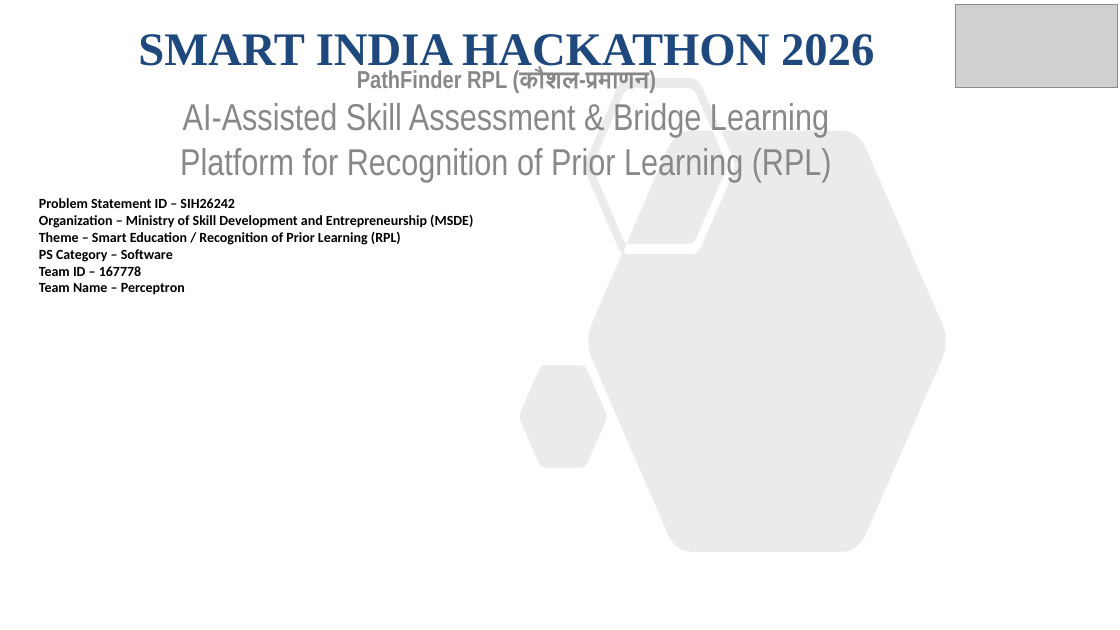
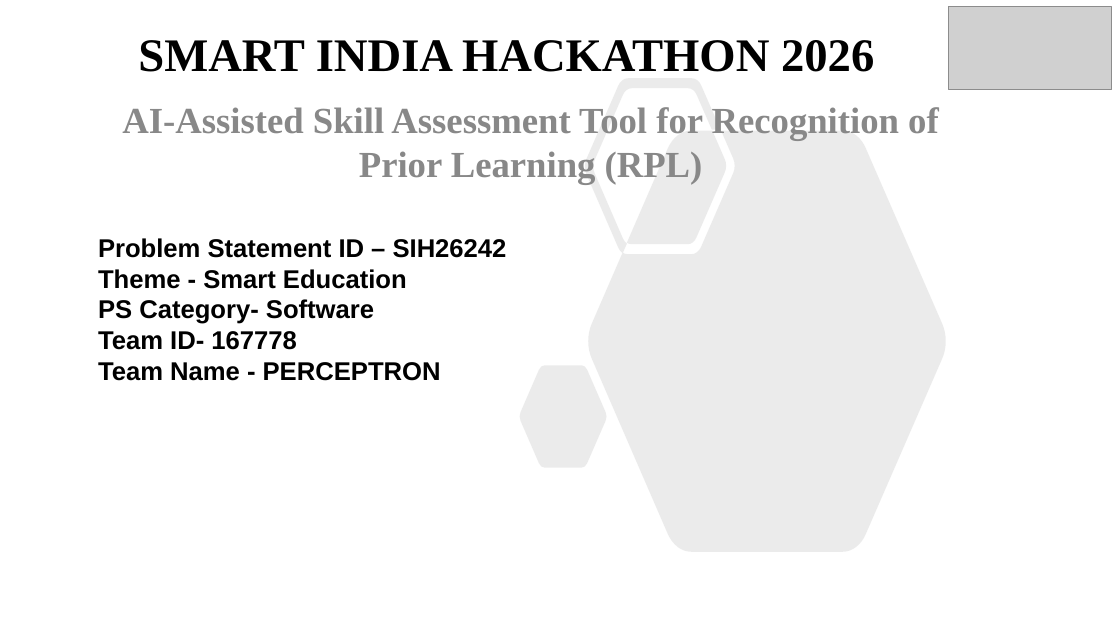
Before and after one commit to SabarishR08/SIH26242-AI-Skill-Assessment-RPL, a slide deck: slide 1 of SIH26242-PERCEPTRON-RPL-AI.pptx. Drawn at 1120x630 pixels with LibreOffice and Linux fonts; fonts in the diff are those of the drawing; grey boxes stand for pictures. Boxes give left, top, right and bottom in pixels: in the first picture for what was removed or moved away, otherwise in the second. Text is boxed around its words. In the diff, an @@ line names an element or a change of style, - is before the commit and + after.

Commit message:
docs(presentation): update SIH26242 deck with official master template styling and layouts

```diff
--- a/SIH26242-PERCEPTRON-RPL-AI.pptx
+++ b/SIH26242-PERCEPTRON-RPL-AI.pptx
@@ title "SMART INDIA HACKATHON 2026" at [138,40,874,72]: text colour #1F497D to #000000 @@
@@ picture: place and size @@
-picture at [955,4,1118,87]
+picture at [949,7,1112,90]
@@ subtitle at [122,107,939,185]: text changed; size 32 to 31.5 pt; font Arial Narrow to Times New Roman; bold on @@
-PathFinder RPL (कौशल-प्रमाणन)
-AI-Assisted Skill Assessment & Bridge Learning Platform for Recognition of Prior Learning (RPL)
+AI-Assisted Skill Assessment Tool for Recognition of Prior Learning (RPL)
@@ text "Problem Statement ID – SIH26242": place and size @@
-text "Problem Statement ID – SIH26242" at [39,198,473,295]
+text "Problem Statement ID – SIH26242" at [98,238,507,381]
@@ text at [98,238,507,258]: size 12 to 22 pt, font Calibri to Arial in "Problem Statement ID – SIH26242" @@
@@ text at [98,269,441,381]: text changed; size 12 to 22 pt; font Calibri to Arial @@
-Organization – Ministry of Skill Development and Entrepreneurship (MSDE)
-Theme – Smart Education / Recognition of Prior Learning (RPL)
-PS Category – Software
-Team ID – 167778
-Team Name – Perceptron
+Theme - Smart Education
+PS Category- Software
+Team ID- 167778
+Team Name - PERCEPTRON
```
Also in this commit, not shown: 5 slides added, 5 slides removed.
